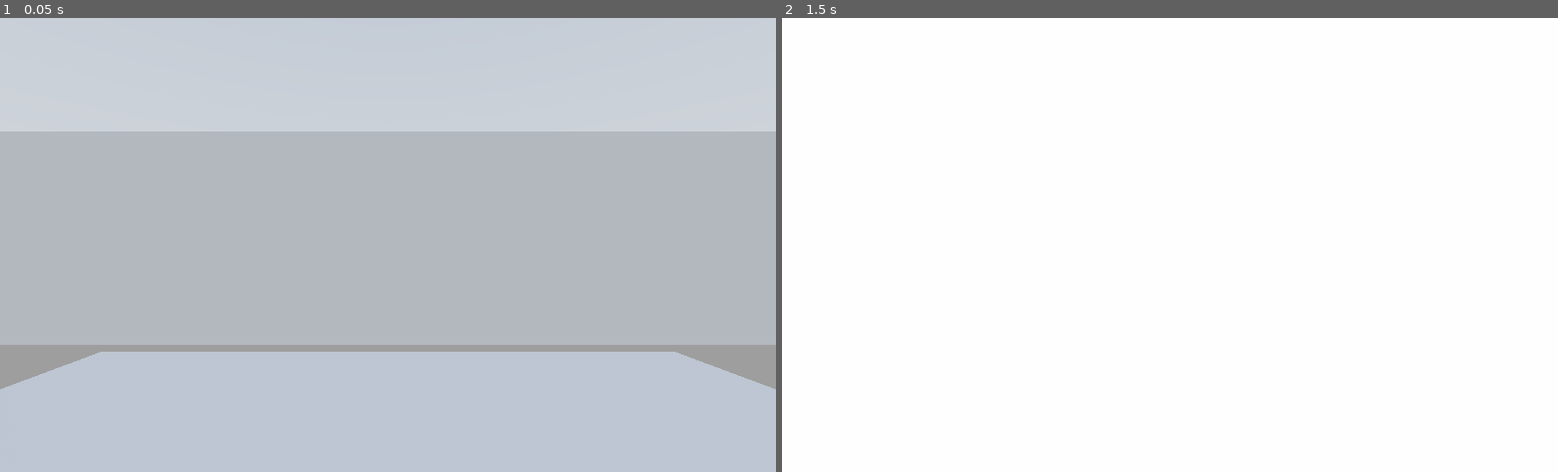
Above: before the commit, frames 1-2 (left to right).
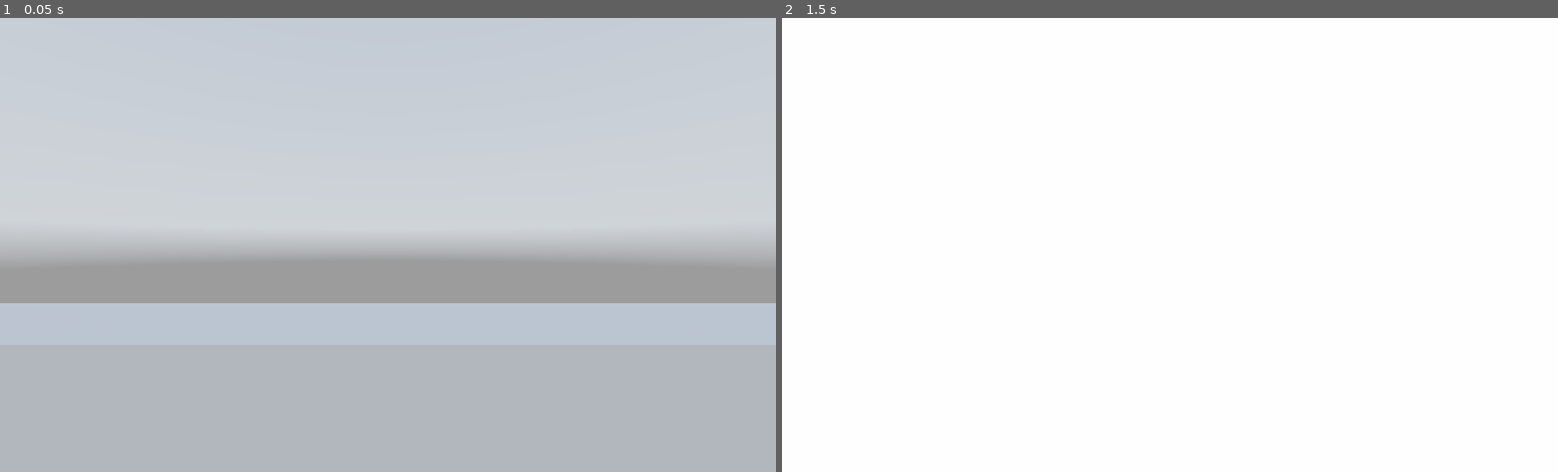
Above: after the commit, the same moments.

Repository: MilkAndBanana01/GODOT-FPS-Toolkit
Game: Godot game, scene res://World.tscn
The game is run twice, just before and just after one commit, with the same random seed, the same clock (stepped at 60 frames per second) and the same inputs. A sky picture missing from this copy of the repository is replaced by a grey-blue gradient.
Inputs (mouse positions are in pixels of both pictures, inside the frame that each line leads up to):
- Up to frame 1 (0.05 s): no input
- Up to frame 2 (1.5 s): tap Enter at 0.5 s; move the mouse to (1208, 245) at 0.52 s; hold Ctrl (crouch) 0.53-1.28 s; hold W (move_forward) from 0.53 s (still down); tap Space (jump) at 0.77, 1.25 s; tap Shift (run) at 0.8, 1.35 s; move the mouse to (1131, 245) at 1.27 s

The runs differ from the first frame. In frame 1, 34% of the frame differs, in the area x 0-100%, y 25-82%; in frame 2, nothing differs.

Commit message:
Detect ceiling added

Diff:
--- a/GODOT FPS Toolkit (Godot 3.4)/Player/Abilities/Camera/Camera.gd
+++ b/GODOT FPS Toolkit (Godot 3.4)/Player/Abilities/Camera/Camera.gd
@@ -34,12 +34,6 @@
 		head.call_deferred('add_child',camera)
 		camera.call_deferred('set_owner',player)
 
-func _input(event: InputEvent) -> void:
-	if Input.is_action_pressed('crouch') and (runNode.allowRunningWhileCrouching or not Input.is_action_pressed('run')):
-		currentHeight = crouchNode.crouchHeight
-	else:
-		currentHeight = movementNode.height
-
 func _ready():
 	if not Engine.editor_hint:
 		if get_parent() is KinematicBody:
@@ -57,7 +51,10 @@
 			head.translation.y = currentHeight
 		else:
 			head.translation.y = lerp(head.translation.y,currentHeight,crouchNode.heightInterpolation * delta)
-
+		if Input.is_action_pressed('crouch') and (runNode.allowRunningWhileCrouching or not Input.is_action_pressed('run')):
+			currentHeight = crouchNode.crouchHeight
+		elif not crouchNode.raycast.is_colliding():
+			currentHeight = movementNode.height
 func updateHeight(h):
 	head.translation.y = h
 
--- a/GODOT FPS Toolkit (Godot 3.4)/Player/Abilities/Movement/Crouch/Crouch.gd
+++ b/GODOT FPS Toolkit (Godot 3.4)/Player/Abilities/Movement/Crouch/Crouch.gd
@@ -15,11 +15,16 @@
 
 var movementNode
 
-# formula for instant crouch coll (x-y) / 2 = z
-
 func _ready() -> void:
 	player = owner.get_parent()
 	movementNode = get_parent()
+
+	raycast.name = "CheckCeiling"
+	raycast.enabled = true
+	raycast.cast_to = Vector3(0,1,0)
+	raycast.translation.y = ((movementNode.height - crouchHeight) / 2)
+	player.call_deferred('add_child',raycast)
+
 	collision.name = "InstantCrouch"
 	capsule.height = crouchHeight
 	capsule.radius = 0.5
--- a/GODOT FPS Toolkit (Godot 3.4)/Player/Abilities/Movement/Move/Move.gd
+++ b/GODOT FPS Toolkit (Godot 3.4)/Player/Abilities/Movement/Move/Move.gd
@@ -58,17 +58,18 @@
 			if Input.is_action_just_pressed('jump') and gravityNode.jumpCount < jumpNode.jumpLimit:
 				movePlayer()
 				retroMovement(speed + airMomentumSpeed)
-	if Input.is_action_pressed('crouch') and player.is_on_floor() \
+	if Input.is_action_pressed('crouch') and player.is_on_floor()\
 	and (runNode.allowRunningWhileCrouching or not Input.is_action_pressed('run')):
 		crouchNode.collision.disabled = false
 		movementNode.collision.disabled = true
-	else:
+	elif not crouchNode.raycast.is_colliding():
 		crouchNode.collision.disabled = true
 		movementNode.collision.disabled = false
 
 
 func _physics_process(delta: float) -> void:
 	if not Engine.editor_hint:
+		print(crouchNode.raycast.is_colliding())
 		currentSpeed = speed - (int(crouchNode.enabled) * (Input.get_action_strength('crouch') * crouchNode.crouchSpeed)) + (int(runNode.enabled) * (Input.get_action_strength('run') * runNode.runningSpeed))
 		if player.is_on_floor():
 			movePlayer()
